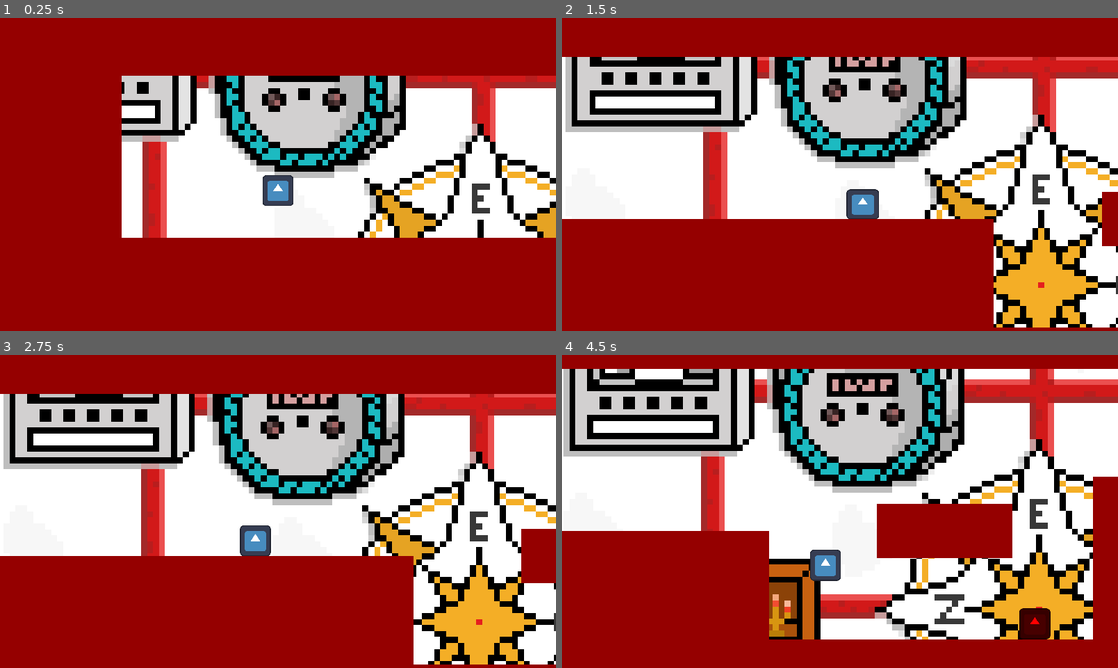
Above: before the commit, frames 1-4 (two rows, left to right).
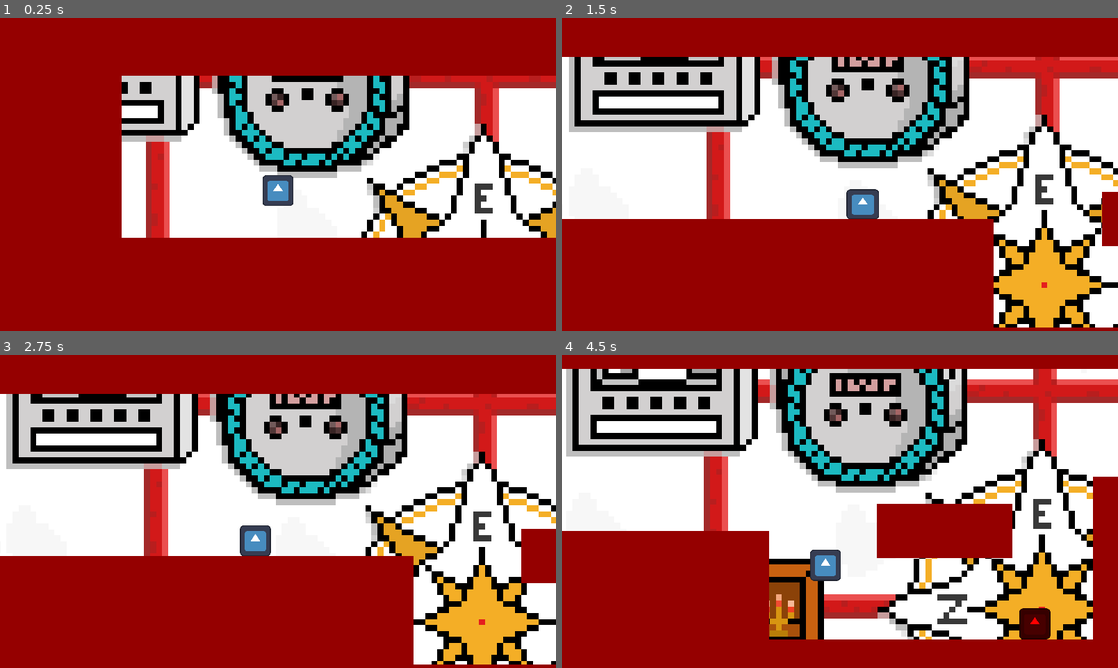
Above: after the commit, the same moments.

Repository: SporpyMan/plattformer-spill-for-skole-prosjekt
Game: Godot game, scene res://Scenes/Levels/test_scene.tscn
Same seed, same stepped clock (60 frames per second), same inputs: the game is played once before the commit and once after it. The engine's default icon, where the game draws it, is replaced by a stand-in: a white triangle on a blue panel in a dark square.
Inputs:
- Up to frame 1 (0.25 s): no input
- Up to frame 2 (1.5 s): hold D (right) from 0.53 s (still down); tap Space (jump) at 0.77 s
- Up to frame 3 (2.75 s): tap Space (jump) at 1.52 s; release D (right) at 2.03 s; hold A (left) from 2.03 s (still down)
- Up to frame 4 (4.5 s): release A (left) at 2.78 s; hold D (right) 2.78-4.28 s; tap Space (jump) at 3.02, 3.77 s; hold A (left) from 4.28 s (still down)

The runs differ from the first frame. In frame 1, 6.1% of the frame differs, in the area x 22-100%, y 18-71%; in frame 2, 8.2%; in frame 3, 8.0%; in frame 4, 9.4%, in the area x 0-97%, y 4-91%.

Commit message:
Dette er en test får å sjekke om commit fungerer :D

Diff:
--- a/Scenes/Levels/test_scene.tscn
+++ b/Scenes/Levels/test_scene.tscn
@@ -49,9 +49,9 @@
 anchors_preset = 15
 anchor_right = 1.0
 anchor_bottom = 1.0
-offset_left = -456.0
+offset_left = -443.0
 offset_top = -1510.0
-offset_right = 2717.0
+offset_right = 2730.0
 offset_bottom = 1663.0
 grow_horizontal = 2
 grow_vertical = 2
